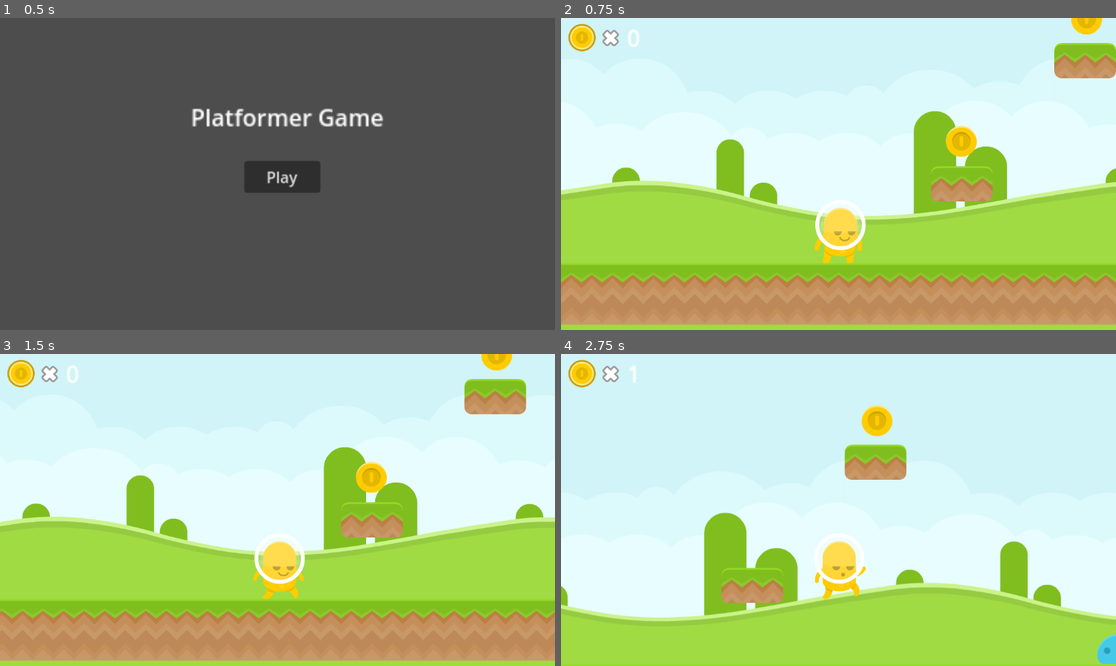
Above: before the commit, frames 1-4 (two rows, left to right).
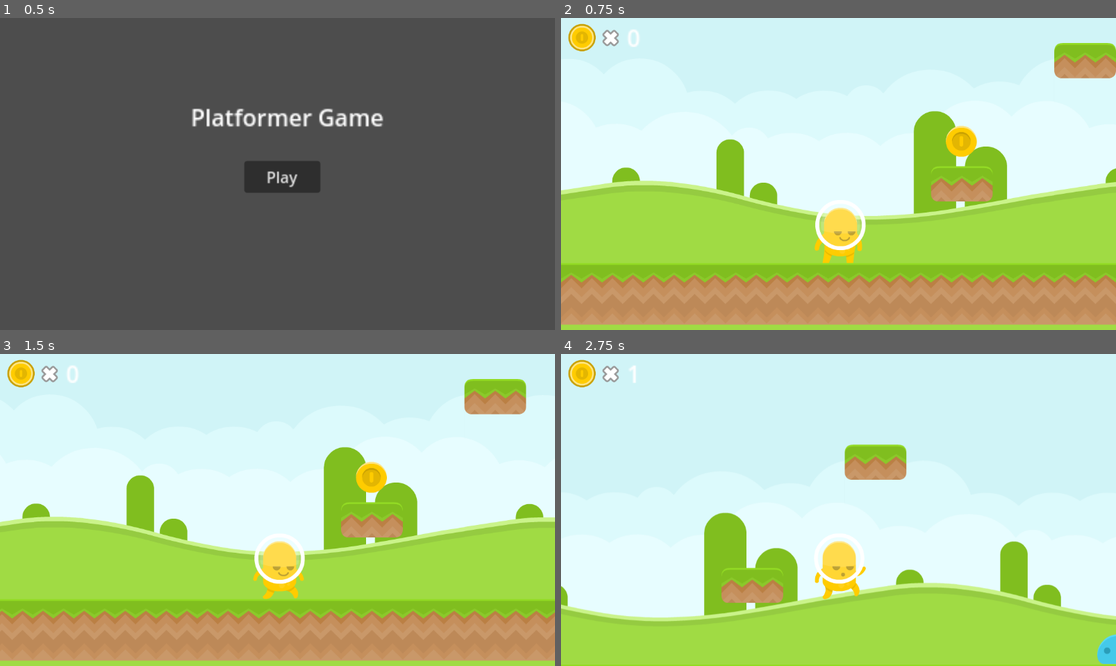
Above: after the commit, the same moments.

Repository: bsu-cs315/P2-Grigsby
Game: Godot game, scene res://menu/menu.tscn
Same seed, same stepped clock (60 frames per second), same inputs: the game is played once before the commit and once after it. Sound files missing from this copy of the repository are replaced by a short silence.
Inputs:
- Up to frame 1 (0.5 s): no input
- Up to frame 2 (0.75 s): click "Play" at 0.5 s
- Up to frame 3 (1.5 s): tap Enter at 1.25 s; hold Right (right) from 1.28 s (still down)
- Up to frame 4 (2.75 s): keep holding Right (right); tap Space (jump) at 1.52, 2.27 s

Frame 1 is identical in both runs. In frame 2, 0.2% of the frame differs, in the area x 91-98%, y 0-6%; in frame 3, 0.2%; in frame 4, 0.5%, in the area x 54-60%, y 16-27%.

Commit message:
Added music

Diff:
--- a/world/world.gd
+++ b/world/world.gd
@@ -3,3 +3,4 @@
 # Called when the node enters the scene tree for the first time.
 func _ready():
 	$Alien/HUD.set_coin($Coin)
+	$AudioStreamPlayer2D.play()
--- a/world/world.tscn
+++ b/world/world.tscn
@@ -10,6 +10,7 @@
 [ext_resource type="PackedScene" uid="uid://dspyxuqtibadu" path="res://objects/flag.tscn" id="6_omhpv"]
 [ext_resource type="Texture2D" uid="uid://5hr2uywywnu6" path="res://world/grassCenter.png" id="10_21a7a"]
 [ext_resource type="Texture2D" uid="uid://gl0we61bf8de" path="res://world/grassHalf_bottom.png" id="10_g1v85"]
+[ext_resource type="AudioStream" uid="uid://bdg4g0tyn4jve" path="res://world/702252__betabeats__song-musical-experiment.wav" id="11_at40e"]
 
 [sub_resource type="TileSetAtlasSource" id="TileSetAtlasSource_0jj04"]
 texture = ExtResource("2_qwpd4")
@@ -83,14 +84,12 @@
 [node name="Coin" parent="." instance=ExtResource("2_uodjw")]
 position = Vector2(831, 267)
 
-[node name="Coin2" parent="." instance=ExtResource("2_uodjw")]
-position = Vector2(1091, 13)
-
-[node name="Coin3" parent="." instance=ExtResource("2_uodjw")]
-position = Vector2(2631, 459)
-
 [node name="TileMap" type="TileMap" parent="."]
 position = Vector2(640, 520)
 tile_set = SubResource("TileSet_n514d")
 format = 2
 layer_0/tile_data = PackedInt32Array(3, 0, 0, 2, 0, 0, 1, 0, 0, 0, 0, 0, 65535, 0, 0, 65534, 0, 0, 65533, 0, 0, 65532,  …(425 unchanged characters)…
+
+[node name="AudioStreamPlayer2D" type="AudioStreamPlayer2D" parent="."]
+stream = ExtResource("11_at40e")
+volume_db = 5.0
Not shown, added: world/702252__betabeats__song-musical-experiment.wav.import
Not shown: 1 places in world/world.tscn that only renumber resources
Not shown, added: world/702252__betabeats__song-musical-experiment.wav
